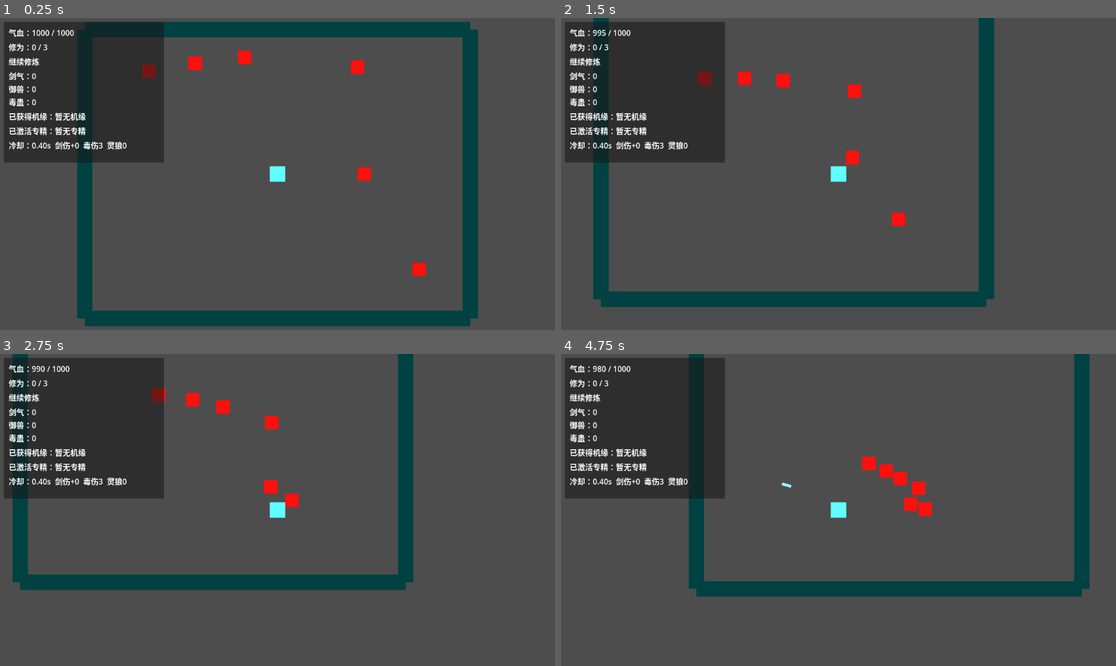
Above: before the commit, frames 1-4 (two rows, left to right).
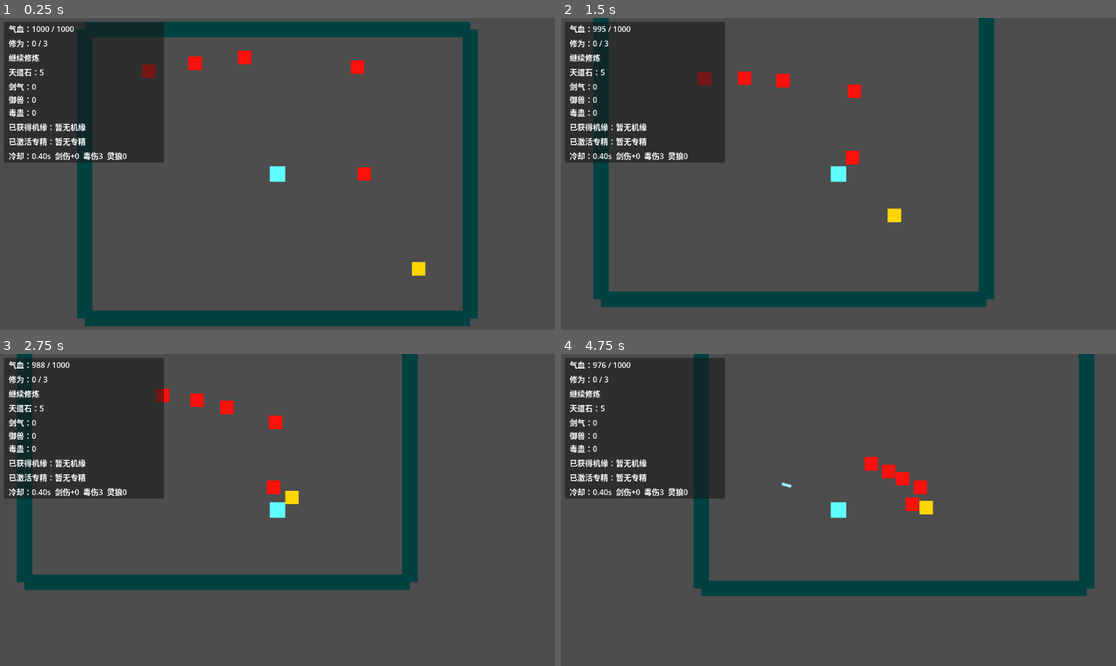
Above: after the commit, the same moments.

Repository: Litrudy/combine-dao
Game: Godot game, scene res://scenes/player/realm_test_map.tscn
The game is run twice, just before and just after one commit, with the same random seed, the same clock (stepped at 60 frames per second) and the same inputs.
Inputs (mouse positions are in pixels of both pictures, inside the frame that each line leads up to):
- Up to frame 1 (0.25 s): no input
- Up to frame 2 (1.5 s): tap Enter (ui_accept) at 0.5, 0.77 s; move the mouse to (960, 158) at 0.52 s; press the mouse at (960, 158) at 0.53 s; hold D (move_right) 0.53-1.28 s; move the mouse to (727, 189) at 1.27 s; release the mouse at (727, 189) at 1.28 s; hold S (move_down) from 1.28 s (still down); tap R (breakthrough) at 1.35 s
- Up to frame 3 (2.75 s): tap Enter (ui_accept) at 1.52 s; move the mouse to (333, 441) at 2.02 s; release S (move_down) at 2.03 s; hold D (move_right) from 2.03 s (still down); tap Q at 2.1 s
- Up to frame 4 (4.75 s): move the mouse to (810, 572) at 2.77 s; release D (move_right) at 2.78 s; hold W (move_up) 2.78-3.53 s; tap K at 2.85 s; tap Enter (ui_accept) at 3.02, 3.77, 4.52 s; move the mouse to (1005, 556) at 3.52 s; hold A (move_left) from 3.53 s (still down); tap H at 3.6 s; move the mouse to (672, 463) at 4.27 s; click (672, 463) at 4.35 s

The runs differ from the first frame. In frame 1, 2.2% of the frame differs, in the area x 1-77%, y 2-83%; in frame 2, 2.3%; in frame 3, 4.5%; in frame 4, 5.4%, in the area x 1-97%, y 0-78%.

Commit message:
feat: 添加天道石经济系统

Diff:
--- a/scenes/enemy/beast.gd
+++ b/scenes/enemy/beast.gd
@@ -13,6 +13,14 @@
 @export var attack_cooldown: float = 1.0
 ## 死亡时给予玩家的修为奖励
 @export var cultivation_reward: int = 1
+## 普通小怪掉落天道石的概率
+@export var heavenly_stone_drop_chance: float = 0.12
+## 普通小怪掉落天道石数量
+@export var heavenly_stone_drop_amount: int = 1
+## 是否为精英怪
+@export var is_elite: bool = false
+## 精英怪必掉天道石数量
+@export var elite_drop_amount: int = 2
 
 ## 目标玩家节点
 var _player: Node2D
@@ -20,6 +28,8 @@
 var _attack_timer: float = 0.0
 ## 死亡奖励是否已发放，保证只发放一次
 var _reward_granted: bool = false
+## 精英强化是否已应用，避免重复叠加
+var _elite_applied: bool = false
 
 ## 自身气血组件（子节点 Vitals）
 @onready var vitals: Vitals = $Vitals
@@ -28,10 +38,33 @@
 func _ready() -> void:
 	# 漂浮模式，适合俯视角无重力移动
 	motion_mode = CharacterBody2D.MOTION_MODE_FLOATING
+	# 精英怪强化
+	if is_elite:
+		_apply_elite_buff()
 	# 气血归零时妖兽消失
 	vitals.died.connect(_on_died)
 	# 寻找 "player" 组中的玩家节点
 	_acquire_player()
+
+
+## 标记为精英怪并立即应用强化（供地图在 _ready 之后调用）
+func make_elite() -> void:
+	is_elite = true
+	_apply_elite_buff()
+
+
+## 精英怪基础强化：气血翻倍、伤害 +50%、移速 +10%、视觉变金色（只应用一次）
+func _apply_elite_buff() -> void:
+	if _elite_applied:
+		return
+	_elite_applied = true
+	vitals.set_max_qi_blood(vitals.max_qi_blood * 2, true)
+	attack_damage = int(attack_damage * 1.5)
+	move_speed *= 1.1
+	var visual := get_node_or_null("Visual")
+	if visual != null:
+		visual.color = Color(1.0, 0.84, 0.0)
+	print("精英妖兽出现")
 
 
 func _physics_process(delta: float) -> void:
@@ -104,6 +137,17 @@
 
 	# 找到 "player" 组中的玩家
 	var player: Node = get_tree().get_first_node_in_group("player")
-	# 玩家存在且具备 gain_cultivation_exp 方法时发放奖励
-	if player != null and player.has_method("gain_cultivation_exp"):
+	if player == null:
+		return
+	# 修为奖励
+	if player.has_method("gain_cultivation_exp"):
 		player.gain_cultivation_exp(cultivation_reward)
+
+	# 天道石掉落：精英必掉，普通按概率掉（直接加到玩家身上，不生成地面掉落物）
+	var stone_amount: int = 0
+	if is_elite:
+		stone_amount = elite_drop_amount
+	elif randf() < heavenly_stone_drop_chance:
+		stone_amount = heavenly_stone_drop_amount
+	if stone_amount > 0 and player.has_method("gain_heavenly_stones"):
+		player.gain_heavenly_stones(stone_amount)
--- a/scenes/enemy/boss_guardian.gd
+++ b/scenes/enemy/boss_guardian.gd
@@ -28,6 +28,11 @@
 @export var skill_cooldown: float = 2.0
 ## 距离阈值：大于此值优先冲撞，小于则优先震地
 @export var charge_range: float = 200.0
+
+## ===== 天道石掉落 =====
+## 击败 Boss 掉落天道石的最小 / 最大数量
+@export var boss_heavenly_stone_min: int = 8
+@export var boss_heavenly_stone_max: int = 12
 
 ## 冲撞命中判定半径
 const CHARGE_HIT_RADIUS: float = 45.0
@@ -173,7 +178,13 @@
 			player_vitals.take_damage(amount)
 
 
-## 死亡回调：消失并提示
+## 死亡回调：掉落天道石、消失并提示
 func _on_died() -> void:
+	# 掉落 8-12 个天道石（直接加到玩家身上）
+	var player: Node = _player if is_instance_valid(_player) else get_tree().get_first_node_in_group("player")
+	if player != null and player.has_method("gain_heavenly_stones"):
+		var amount: int = randi_range(boss_heavenly_stone_min, boss_heavenly_stone_max)
+		player.gain_heavenly_stones(amount)
+		print("守墟妖王掉落天道石：", amount)
 	print("守墟妖王已被击败")
 	queue_free()
--- a/scenes/player/cultivator.gd
+++ b/scenes/player/cultivator.gd
@@ -33,6 +33,9 @@
 var acquired_boon_ids: Array[String] = []
 ## 已获得机缘的完整记录（含品阶 / 星级 / 最终数值，供 HUD 显示）
 var acquired_boon_records: Array[Dictionary] = []
+
+## 天道石（局内构筑资源，用于刷新机缘与提升品阶）
+var heavenly_stones: int = 5
 
 ## 各流派已获得机缘数量
 var school_counts: Dictionary = {
@@ -306,6 +309,32 @@
 		"star_text": boon.get("star_text", ""),
 		"final_effect_value": boon.get("final_effect_value", boon.get("effect_value", 0)),
 	}
+
+
+## 抽取一组机缘候选（供机缘面板刷新调用，沿用去重 + 前置 + 加权逻辑）
+func roll_boon_options(count: int = 3) -> Array:
+	return _boon_manager.roll_boons(acquired_boon_ids, school_counts, count)
+
+
+# ===== 天道石经济 =====
+
+## 获得天道石
+func gain_heavenly_stones(amount: int) -> void:
+	if amount <= 0:
+		return
+	heavenly_stones += amount
+	print("获得天道石：", amount, "，当前天道石：", heavenly_stones)
+	stats_changed.emit()
+
+
+## 消耗天道石：足够则扣除并返回 true，否则返回 false
+func spend_heavenly_stones(amount: int) -> bool:
+	if heavenly_stones < amount:
+		print("天道石不足")
+		return false
+	heavenly_stones -= amount
+	stats_changed.emit()
+	return true
 
 
 ## 选择机缘后完成突破：层数 +1，修为不清零，需求 +3
@@ -616,6 +645,7 @@
 		"school_counts": school_counts,
 		"acquired_boon_names": acquired_boon_names,
 		"active_specialization_names": active_specialization_names,
+		"heavenly_stones": heavenly_stones,
 		# ----- 实时调试数值 -----
 		"attack_cooldown": attack_cooldown,
 		"sword_damage_bonus": sword_damage_bonus,
--- a/scenes/player/realm_test_map.gd
+++ b/scenes/player/realm_test_map.gd
@@ -11,6 +11,8 @@
 var boss_spawned: bool = false
 ## 本局是否已通关（避免重复触发）
 var run_completed: bool = false
+## 精英怪出现概率
+const ELITE_CHANCE: float = 0.2
 
 ## 通关提示面板
 @onready var _clear_panel: CanvasLayer = $ClearPanel
@@ -19,9 +21,20 @@
 func _ready() -> void:
 	# 通关提示默认隐藏
 	_clear_panel.visible = false
-	# 给当前所有普通小怪连接离场信号，用于检测全部死亡
-	for enemy in get_tree().get_nodes_in_group("normal_enemy"):
+	# 收集开局普通小怪，连接离场信号并随机指定精英怪
+	var normal_enemies: Array = get_tree().get_nodes_in_group("normal_enemy")
+	var elite_count: int = 0
+	for enemy in normal_enemies:
 		enemy.tree_exited.connect(_on_normal_enemy_exited)
+		# 20% 概率成为精英怪
+		if enemy.has_method("make_elite") and randf() < ELITE_CHANCE:
+			enemy.make_elite()
+			elite_count += 1
+	# 小怪数量较少时确保至少有 1 只精英怪用于测试
+	if elite_count == 0 and normal_enemies.size() > 0:
+		var pick = normal_enemies[randi() % normal_enemies.size()]
+		if pick.has_method("make_elite"):
+			pick.make_elite()
 
 
 func _unhandled_input(event: InputEvent) -> void:
@@ -64,9 +77,12 @@
 	print("小怪已清空，守墟妖王降临")
 
 
-## 生成一个护卫小怪
+## 生成一个护卫小怪（20% 概率为精英怪）
 func _spawn_guard(pos: Vector2) -> void:
 	var beast := BEAST_SCENE.instantiate()
+	# 入场景前设置 is_elite，确保 _ready 时应用精英强化
+	if randf() < ELITE_CHANCE:
+		beast.is_elite = true
 	add_child(beast)
 	beast.position = pos
 
--- a/scenes/ui/boon_choice_panel.gd
+++ b/scenes/ui/boon_choice_panel.gd
@@ -14,9 +14,21 @@
 	$Panel/VBoxContainer/Button1,
 	$Panel/VBoxContainer/Button2,
 ]
+## 刷新按钮 / 升品按钮
+@onready var _refresh_button: Button = $Panel/VBoxContainer/RefreshButton
+@onready var _upgrade_button: Button = $Panel/VBoxContainer/UpgradeGradeButton
 
 ## 当前展示的机缘列表
 var _current_boons: Array = []
+## 玩家对象（用于扣除天道石与重新抽取机缘）
+var _player: Node = null
+## 机缘工具（品阶升级等无状态计算）
+var _boon_manager := BoonManager.new()
+
+## 本次界面的刷新消耗（每次刷新后 +1，开界面重置为 1）
+var _refresh_cost: int = 1
+## 本次界面的升品消耗（每次升品后 +6，开界面重置为 6）
+var _upgrade_cost: int = 6
 
 
 func _ready() -> void:
@@ -32,18 +44,37 @@
 		_buttons[i].autowrap_mode = TextServer.AUTOWRAP_WORD_SMART
 		_buttons[i].pressed.connect(_on_button_pressed.bind(i))
 
+	# 连接刷新 / 升品按钮
+	_refresh_button.pressed.connect(_on_refresh_pressed)
+	_upgrade_button.pressed.connect(_on_upgrade_pressed)
 
-## 展示一组机缘并显示面板
+
+## 展示一组机缘并显示面板（每次打开重置刷新 / 升品消耗）
 func show_boons(boons: Array) -> void:
 	_current_boons = boons
+	_refresh_cost = 1
+	_upgrade_cost = 6
+	_acquire_player()
+	_render()
+	visible = true
+
+
+## 查找玩家对象
+func _acquire_player() -> void:
+	_player = get_tree().get_first_node_in_group("player")
+
+
+## 重新渲染三个机缘按钮与刷新 / 升品按钮文字
+func _render() -> void:
 	for i in _buttons.size():
 		var button: Button = _buttons[i]
-		if i < boons.size():
-			_setup_button(button, boons[i])
+		if i < _current_boons.size():
+			_setup_button(button, _current_boons[i])
 			button.visible = true
 		else:
 			button.visible = false
-	visible = true
+	_refresh_button.text = "刷新机缘（消耗 %d 天道石）" % _refresh_cost
+	_upgrade_button.text = "提升品阶（消耗 %d 天道石）" % _upgrade_cost
 
 
 ## 根据机缘数据设置单个按钮的文字与颜色
@@ -84,3 +115,38 @@
 	# 先隐藏再发信号，避免重复点击
 	visible = false
 	boon_selected.emit(boon)
+
+
+## 刷新机缘：消耗递增天道石，重新抽取候选
+func _on_refresh_pressed() -> void:
+	if not is_instance_valid(_player):
+		_acquire_player()
+	# 天道石不足则不刷新
+	if not is_instance_valid(_player) or _player.heavenly_stones < _refresh_cost:
+		print("天道石不足，无法刷新机缘")
+		return
+	_player.spend_heavenly_stones(_refresh_cost)
+
+	# 重新抽取（仍排除已获得、满足前置）
+	_current_boons = _player.roll_boon_options(_buttons.size())
+	# 刷新消耗递增
+	_refresh_cost += 1
+	_render()
+
+
+## 提升品阶：消耗递增天道石，统一提升当前所有机缘一级品阶
+func _on_upgrade_pressed() -> void:
+	if not is_instance_valid(_player):
+		_acquire_player()
+	# 天道石不足则不升品
+	if not is_instance_valid(_player) or _player.heavenly_stones < _upgrade_cost:
+		print("天道石不足，无法提升品阶")
+		return
+	_player.spend_heavenly_stones(_upgrade_cost)
+
+	# 对当前每个机缘提升一级品阶并重算数值
+	for boon in _current_boons:
+		_boon_manager.upgrade_boon_grade(boon)
+	# 升品消耗递增
+	_upgrade_cost += 6
+	_render()
--- a/scenes/ui/boon_choice_panel.tscn
+++ b/scenes/ui/boon_choice_panel.tscn
@@ -20,10 +20,10 @@
 anchor_top = 0.5
 anchor_right = 0.5
 anchor_bottom = 0.5
-offset_left = -220.0
-offset_top = -180.0
-offset_right = 220.0
-offset_bottom = 180.0
+offset_left = -240.0
+offset_top = -220.0
+offset_right = 240.0
+offset_bottom = 220.0
 grow_horizontal = 2
 grow_vertical = 2
 
@@ -59,3 +59,11 @@
 layout_mode = 2
 size_flags_vertical = 3
 text = "机缘"
+
+[node name="RefreshButton" type="Button" parent="Panel/VBoxContainer"]
+layout_mode = 2
+text = "刷新机缘（消耗 1 天道石）"
+
+[node name="UpgradeGradeButton" type="Button" parent="Panel/VBoxContainer"]
+layout_mode = 2
+text = "提升品阶（消耗 6 天道石）"
--- a/scenes/ui/hud.gd
+++ b/scenes/ui/hud.gd
@@ -6,6 +6,7 @@
 @onready var _hp_label: Label = $Panel/VBoxContainer/HpLabel
 @onready var _cultivation_label: Label = $Panel/VBoxContainer/CultivationLabel
 @onready var _breakthrough_label: Label = $Panel/VBoxContainer/BreakthroughLabel
+@onready var _stone_label: Label = $Panel/VBoxContainer/StoneLabel
 @onready var _school_label: Label = $Panel/VBoxContainer/SchoolLabel
 @onready var _boon_list_label: Label = $Panel/VBoxContainer/BoonListLabel
 @onready var _spec_label: Label = $Panel/VBoxContainer/SpecLabel
@@ -50,6 +51,8 @@
 	_cultivation_label.text = "修为：%d / %d" % [data["cultivation_exp"], data["cultivation_exp_required"]]
 	# 突破状态
 	_breakthrough_label.text = "按 R 突破" if data["can_breakthrough"] else "继续修炼"
+	# 天道石
+	_stone_label.text = "天道石：%d" % data["heavenly_stones"]
 	# 流派进度
 	var sc: Dictionary = data["school_counts"]
 	_school_label.text = "剑气：%d\n御兽：%d\n毒蛊：%d" % [sc["sword"], sc["beast"], sc["poison"]]
--- a/scenes/ui/hud.tscn
+++ b/scenes/ui/hud.tscn
@@ -39,6 +39,10 @@
 layout_mode = 2
 text = "继续修炼"
 
+[node name="StoneLabel" type="Label" parent="Panel/VBoxContainer"]
+layout_mode = 2
+text = "天道石：0"
+
 [node name="SchoolLabel" type="Label" parent="Panel/VBoxContainer"]
 layout_mode = 2
 text = "剑气：0
--- a/scripts/components/vitals.gd
+++ b/scripts/components/vitals.gd
@@ -73,3 +73,12 @@
 ## 获取气血上限
 func get_max_qi_blood() -> int:
 	return max_qi_blood
+
+
+## 设置气血上限；refill 为 true 时同步补满当前气血到新上限
+func set_max_qi_blood(value: int, refill: bool = true) -> void:
+	max_qi_blood = max(1, value)
+	if refill:
+		current_qi_blood = max_qi_blood
+	else:
+		current_qi_blood = min(current_qi_blood, max_qi_blood)
--- a/scripts/systems/boon_manager.gd
+++ b/scripts/systems/boon_manager.gd
@@ -355,6 +355,42 @@
 	boon["final_effect_value"] = _compute_final_value(boon.get("effect_value", 0), final_multiplier)
 
 
+## 根据当前品阶 id 返回下一个品阶；已是天品则返回天品本身
+func get_next_grade(current_grade_id: String) -> Dictionary:
+	var index: int = -1
+	for i in GRADES.size():
+		if GRADES[i]["id"] == current_grade_id:
+			index = i
+			break
+	# 未找到则返回最低品阶兜底
+	if index == -1:
+		return GRADES[0]
+	# 已是最高品阶（天品）则保持
+	if index >= GRADES.size() - 1:
+		return GRADES[index]
+	return GRADES[index + 1]
+
+
+## 根据当前 grade_multiplier 与 star_multiplier 重算最终倍率与最终数值
+func recalculate_boon_quality(boon: Dictionary) -> Dictionary:
+	var grade_multiplier: float = float(boon.get("grade_multiplier", 1.0))
+	var star_multiplier: float = float(boon.get("star_multiplier", 1.0))
+	var final_multiplier: float = grade_multiplier * star_multiplier
+	boon["final_multiplier"] = final_multiplier
+	boon["final_effect_value"] = _compute_final_value(boon.get("effect_value", 0), final_multiplier)
+	return boon
+
+
+## 将单个机缘的品阶提升一级并重算数值（星级不变）
+func upgrade_boon_grade(boon: Dictionary) -> Dictionary:
+	var next_grade: Dictionary = get_next_grade(boon.get("grade_id", "fan"))
+	boon["grade_id"] = next_grade["id"]
+	boon["grade_name"] = next_grade["name"]
+	boon["grade_color"] = next_grade["color"]
+	boon["grade_multiplier"] = next_grade["multiplier"]
+	return recalculate_boon_quality(boon)
+
+
 ## 计算最终数值：int 取整、float 保留两位小数、非数字原样返回
 func _compute_final_value(base_value, final_multiplier: float):
 	if base_value is int:
